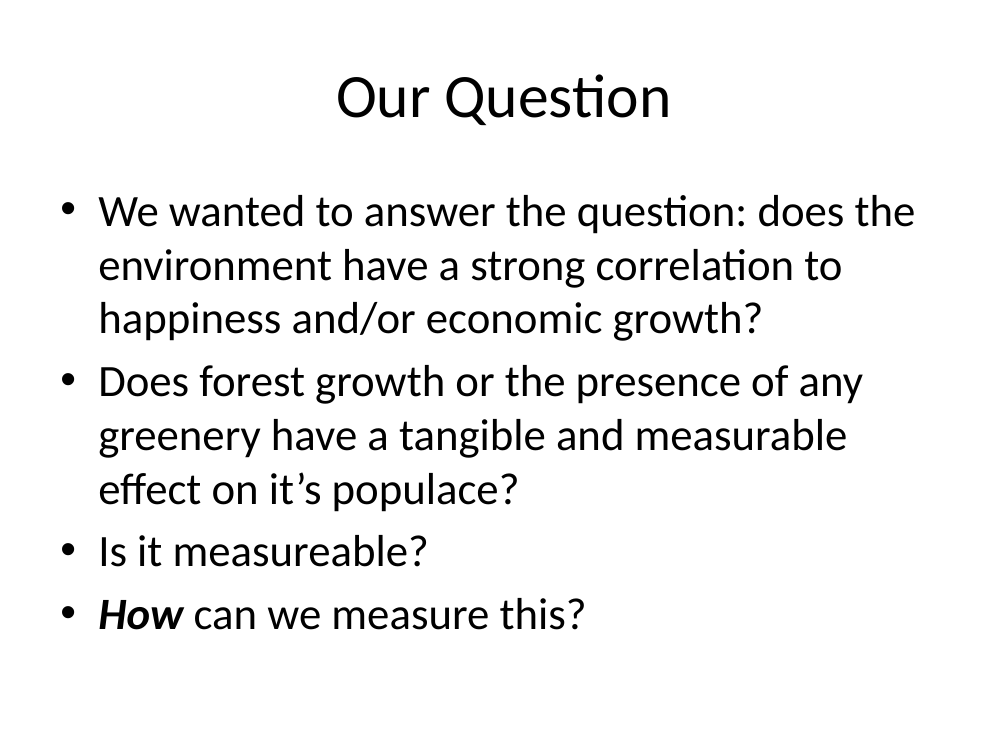
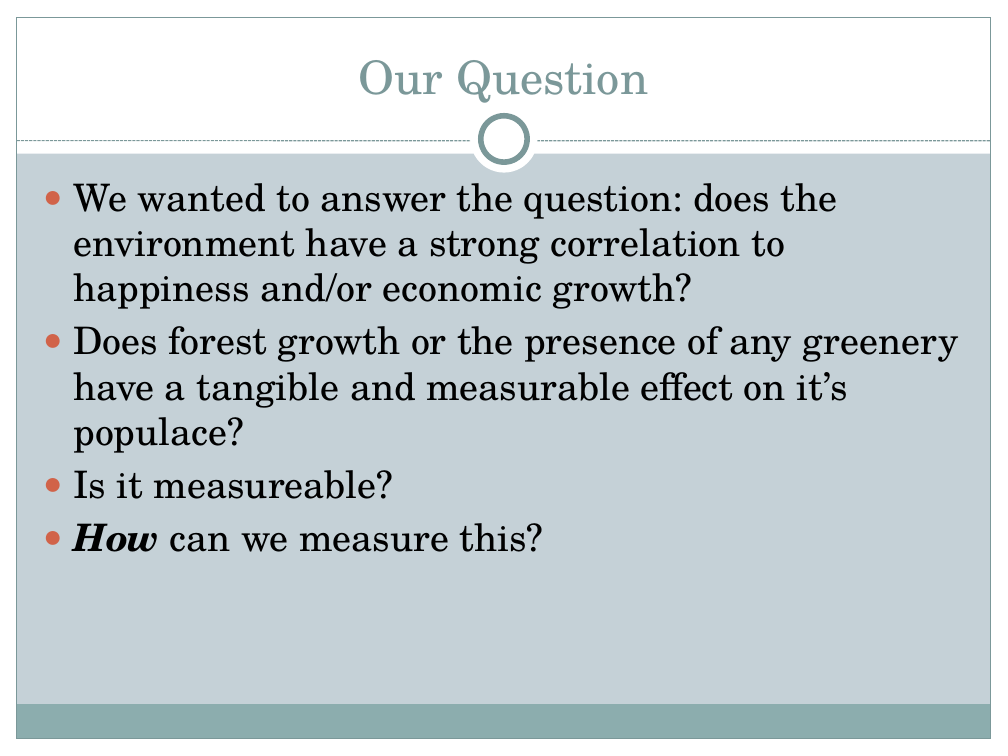
Before and after one commit to Persephone007/Forest-Density-and-Happiness, a slide deck: slide 2 of Does Forest Growth Correlate to Happiness.pptx. Drawn at 1008x756 pixels with LibreOffice and Linux fonts; fonts in the diff are those of the drawing. Boxes give left, top, right and bottom in pixels: in the first picture for what was removed or moved away, otherwise in the second. Text is boxed around its words. In the diff, an @@ line names an element or a change of style, - is before the commit and + after.

Commit message:
Added design template to powerpoint

```diff
--- a/Does Forest Growth Correlate to Happiness.pptx
+++ b/Does Forest Growth Correlate to Happiness.pptx
@@ background #FFFFFF to #C5D1D7 @@
@@ rectangle added at <box>0,0,1008,153</box>, fill #FFFFFF @@
@@ rectangle added at <box>0,0,17,756</box>, fill #FFFFFF @@
@@ rectangle added at <box>17,17,991,739</box>, outline #7C999A 0.75 pt @@
@@ title "Our Question": place and size @@
-title "Our Question" at <box>336,74,672,125</box>
+title "Our Question" at <box>359,60,648,103</box>
@@ title "Our Question" at <box>359,60,648,103</box>: size 44 to 33 pt, font Calibri to TeX Gyre Schola, text colour #000000 to #7C999A; vertical alignment middle to bottom @@
@@ rectangle added at <box>991,0,1008,756</box>, fill #FFFFFF @@
@@ ellipse added at <box>471,106,538,173</box>, fill #FFFFFF @@
@@ ellipse added at <box>481,116,527,162</box>, fill #FFFFFF, outline #7C999A 4 pt @@
@@ line added from (17, 141) to (991, 141), #7C999A 0.75 pt dashed @@
@@ text "We wanted to answer the ...": place and size @@
-text "We wanted to answer the ..." at <box>98,195,916,630</box>
+text "We wanted to answer the ..." at <box>73,183,959,552</box>
@@ text "We wanted to answer the ..." at <box>73,183,959,552</box>: size 32 to 27 pt, font Calibri to TeX Gyre Schola; bullet • to ●; less space between paragraphs @@
@@ rectangle added at <box>16,705,990,739</box>, fill #8CADAE @@
@@ rectangle added at <box>0,739,1008,756</box>, fill #FFFFFF @@
```
Also in this commit, not shown: 18 other slides changed.
